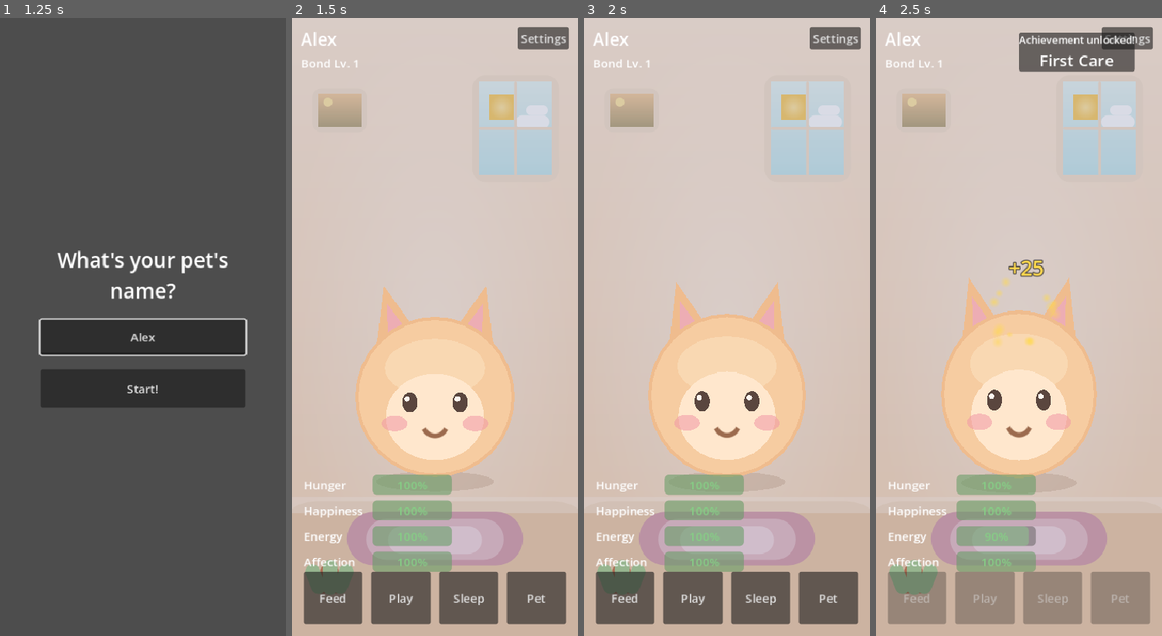
Above: before the commit, frames 1-4 (left to right).
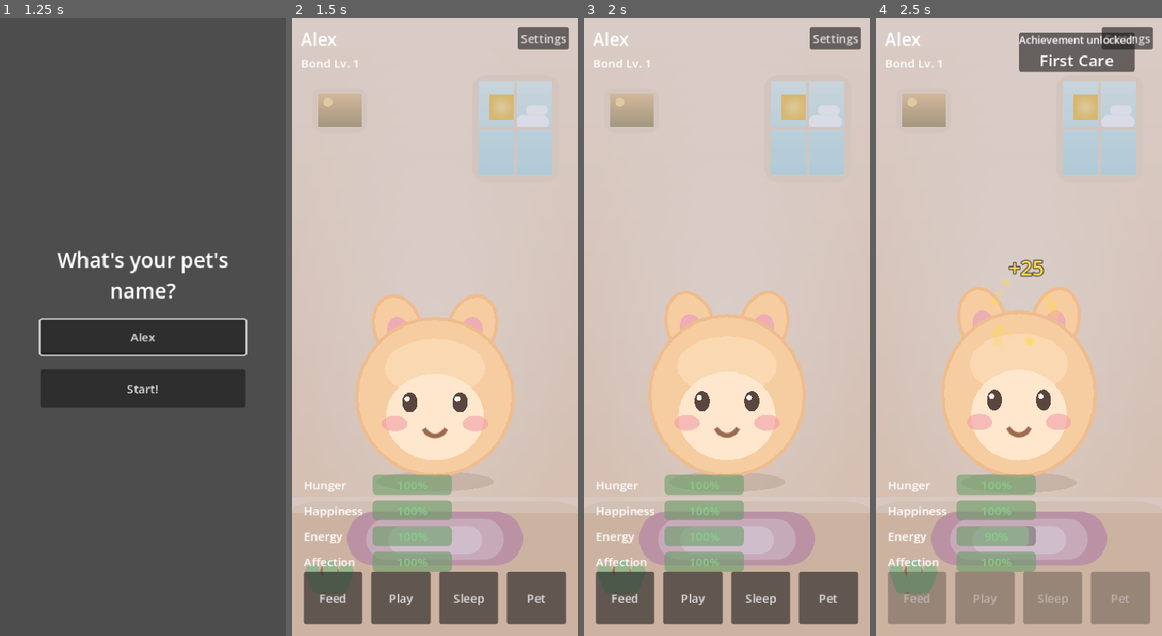
Above: after the commit, the same moments.

Repository: cvalera18/pets
Game: Godot game, scene res://scenes/main/Main.tscn
The game is run twice, just before and just after one commit, with the same random seed, the same clock (stepped at 60 frames per second) and the same inputs.
Inputs (mouse positions are in pixels of both pictures, inside the frame that each line leads up to):
- Up to frame 1 (1.25 s): click (143, 339) at 0.52 s; type "Alex" at 0.6 s
- Up to frame 2 (1.5 s): click "Start!" at 1.25 s
- Up to frame 3 (2 s): no input
- Up to frame 4 (2.5 s): click "Play" at 2 s

Frame 1 is identical in both runs. In frame 2, 0.9% of the frame differs, in the area x 27-73%, y 43-53%; in frame 3, 0.9%, in the area x 28-72%, y 42-52%; in frame 4, 0.9%.

Commit message:
feat(redesign): bundle Fredoka + Quicksand fonts; rounder cozy ears
- assets/fonts: Fredoka + Quicksand (Google Fonts, OFL — free commercial use).
  New Fonts autoload loads them via load_dynamic_font (no import step) and sets
  Quicksand as the global fallback, so ALL UI text adopts the cozy type.
  Fredoka exposed as Fonts.display for titles/numbers.
- Mochi: back to soft rounded ears (cozier than the pointed pass).

Co-Authored-By: Claude Opus 4.8 <noreply@anthropic.com>

Diff:
--- /dev/null
+++ b/autoloads/Fonts.gd
@@ -0,0 +1,42 @@
+## Fonts.gd
+## Autoload — loads the redesign's typefaces and exposes them, and sets Quicksand
+## as the global fallback so every Control picks it up without per-node wiring.
+##   • display  → Fredoka  (titles, pet name, numbers)
+##   • body     → Quicksand (labels, body, buttons)
+##
+## Loaded via load_dynamic_font so the .ttf works straight from disk without the
+## editor import step (matters for headless / first-run).
+extends Node
+
+var display: Font
+var body: Font
+
+
+func _ready() -> void:
+	var fredoka := _load("res://assets/fonts/Fredoka.ttf")
+	var quicksand := _load("res://assets/fonts/Quicksand.ttf")
+
+	display = _weight(fredoka, 600)
+	body = _weight(quicksand, 500)
+
+	if body != null:
+		ThemeDB.fallback_font = body
+		ThemeDB.fallback_font_size = 15
+
+
+func _load(path: String) -> FontFile:
+	var f := FontFile.new()
+	if f.load_dynamic_font(path) != OK:
+		push_warning("Fonts: could not load %s" % path)
+		return null
+	return f
+
+
+## Wraps a variable font at a given weight (600 = semibold, etc.).
+func _weight(base: FontFile, w: int) -> Font:
+	if base == null:
+		return null
+	var fv := FontVariation.new()
+	fv.base_font = base
+	fv.variation_opentype = {"wght": float(w)}
+	return fv
--- a/project.godot
+++ b/project.godot
@@ -25,6 +25,7 @@
 NotificationManager="*res://autoloads/NotificationManager.gd"
 AudioManager="*res://autoloads/AudioManager.gd"
 Achievements="*res://autoloads/Achievements.gd"
+Fonts="*res://autoloads/Fonts.gd"
 
 [display]
 
--- a/scenes/pet/Mochi.gd
+++ b/scenes/pet/Mochi.gd
@@ -89,19 +89,16 @@
 
 func _ear(side: int) -> void:
 	var s := float(side)
-	var bx := 31.0 * s          # base centre x
-	var by := -38.0             # base y (tucked under the head)
-	draw_colored_polygon(PackedVector2Array([
-		Vector2(bx - 22, by), Vector2(bx + 22, by), Vector2(bx + 16 * s, -90),
-	]), FUR_RIM)
-	draw_colored_polygon(PackedVector2Array([
-		Vector2(bx - 12, by - 3), Vector2(bx + 12, by - 3), Vector2(bx + 13 * s, -74),
-	]), INNER_EAR)
+	var center := Vector2(34.0 * s, -52.0)
+	var rot := deg_to_rad(18.0 * s)
+	_ellipse(center, 23, 31, FUR_RIM, rot)
+	_ellipse(center, 20, 28, FUR, rot)
+	_ellipse(center + Vector2(0, 6).rotated(rot), 11, 16, INNER_EAR, rot)
 
 
-func _ellipse(center: Vector2, rx: float, ry: float, color: Color, segs: int = 32) -> void:
+func _ellipse(center: Vector2, rx: float, ry: float, color: Color, rot: float = 0.0, segs: int = 32) -> void:
 	var pts := PackedVector2Array()
 	for i in segs:
 		var a := TAU * float(i) / float(segs)
-		pts.append(center + Vector2(cos(a) * rx, sin(a) * ry))
+		pts.append(center + Vector2(cos(a) * rx, sin(a) * ry).rotated(rot))
 	draw_colored_polygon(pts, color)
Binary file added: assets/fonts/Fredoka.ttf
